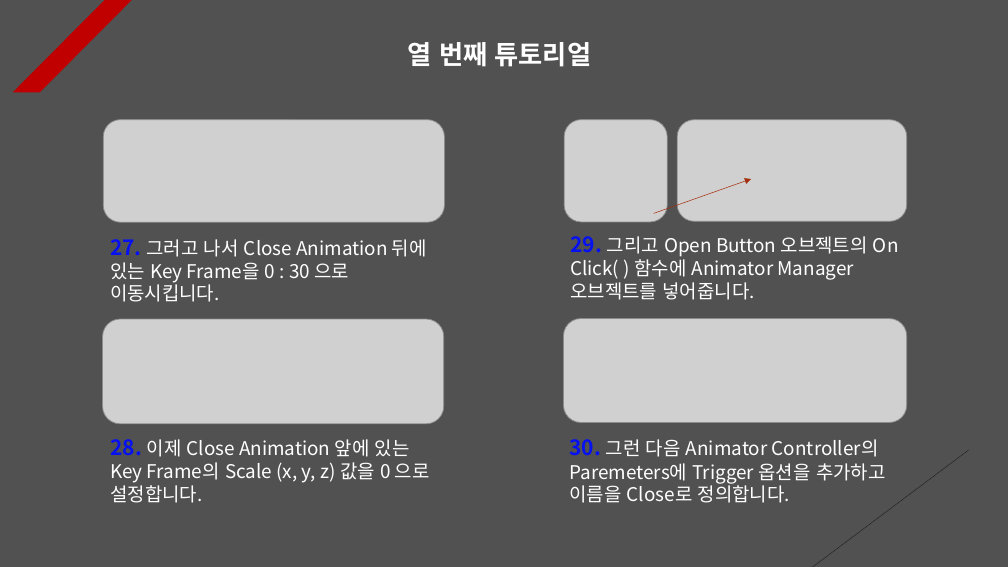
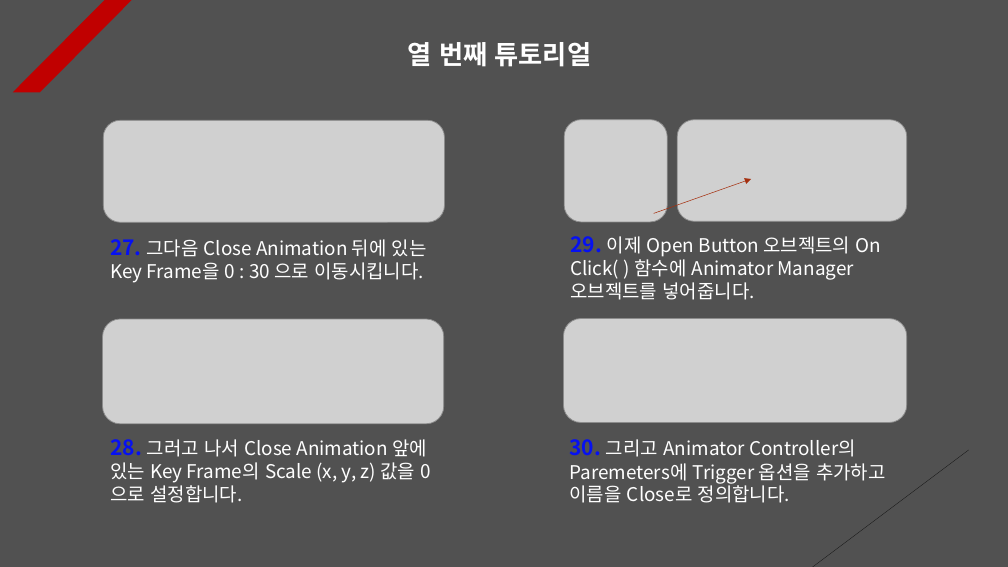
Before and after one commit to Unity2033/3D-UnityEngine, a slide deck: slide 10 of Assets/Animation/PPT Data/Animation Example.pptx. Drawn at 1008x567 pixels with LibreOffice and Linux fonts; fonts in the diff are those of the drawing; grey boxes stand for pictures. Boxes give left, top, right and bottom in pixels: in the first picture for what was removed or moved away, otherwise in the second. Text is boxed around its words. In the diff, an @@ line names an element or a change of style, - is before the commit and + after.

```diff
--- a/Assets/Animation/PPT Data/Animation Example.pptx
+++ b/Assets/Animation/PPT Data/Animation Example.pptx
@@ text at box(110, 239, 427, 283): text changed @@
-27. 그러고 나서 Close Animation 뒤에 있는 Key Frame을 0 : 30 으로 이동시킵니다.
+27. 그다음 Close Animation 뒤에 있는 Key Frame을 0 : 30 으로 이동시킵니다.
@@ text at box(570, 236, 882, 300): text changed @@
-29. 그리고 Open Button 오브젝트의 On Click( ) 함수에 Animator Manager 오브젝트를 넣어줍니다.
+29. 이제 Open Button 오브젝트의 On Click( ) 함수에 Animator Manager 오브젝트를 넣어줍니다.
@@ text at box(110, 439, 430, 503): text changed @@
-28. 이제 Close Animation 앞에 있는 Key Frame의 Scale (x, y, z) 값을 0 으로 설정합니다.
+28. 그러고 나서 Close Animation 앞에 있는 Key Frame의 Scale (x, y, z) 값을 0 으로 설정합니다.
@@ text at box(570, 439, 886, 503): text changed @@
-30. 그런 다음 Animator Controller의 Paremeters에 Trigger 옵션을 추가하고 이름을 Close로 정의합니다.
+30. 그리고 Animator Controller의 Paremeters에 Trigger 옵션을 추가하고 이름을 Close로 정의합니다.
```
Also in this commit, not shown: 17 other slides changed, 1 slide removed, 52 other files.
